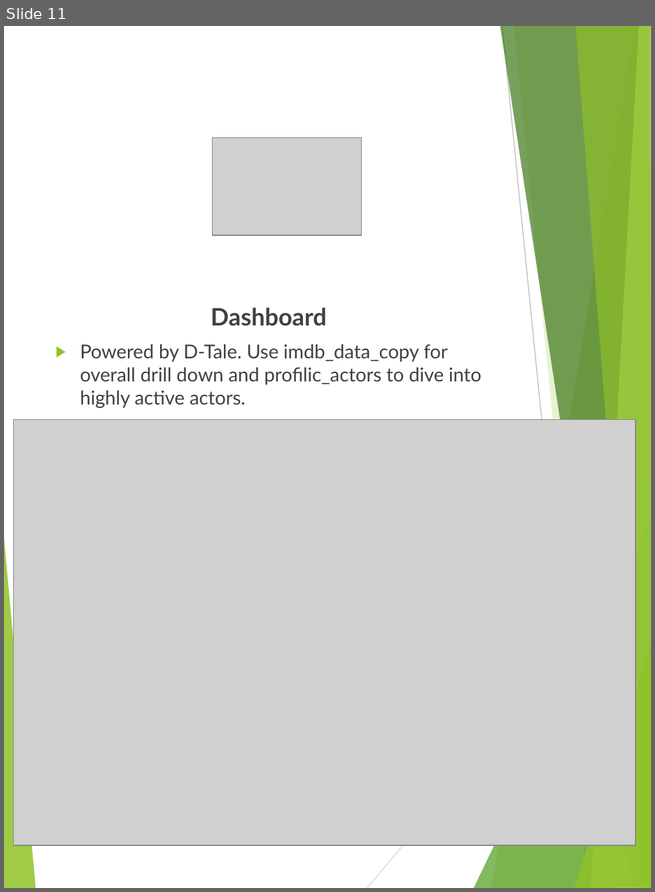
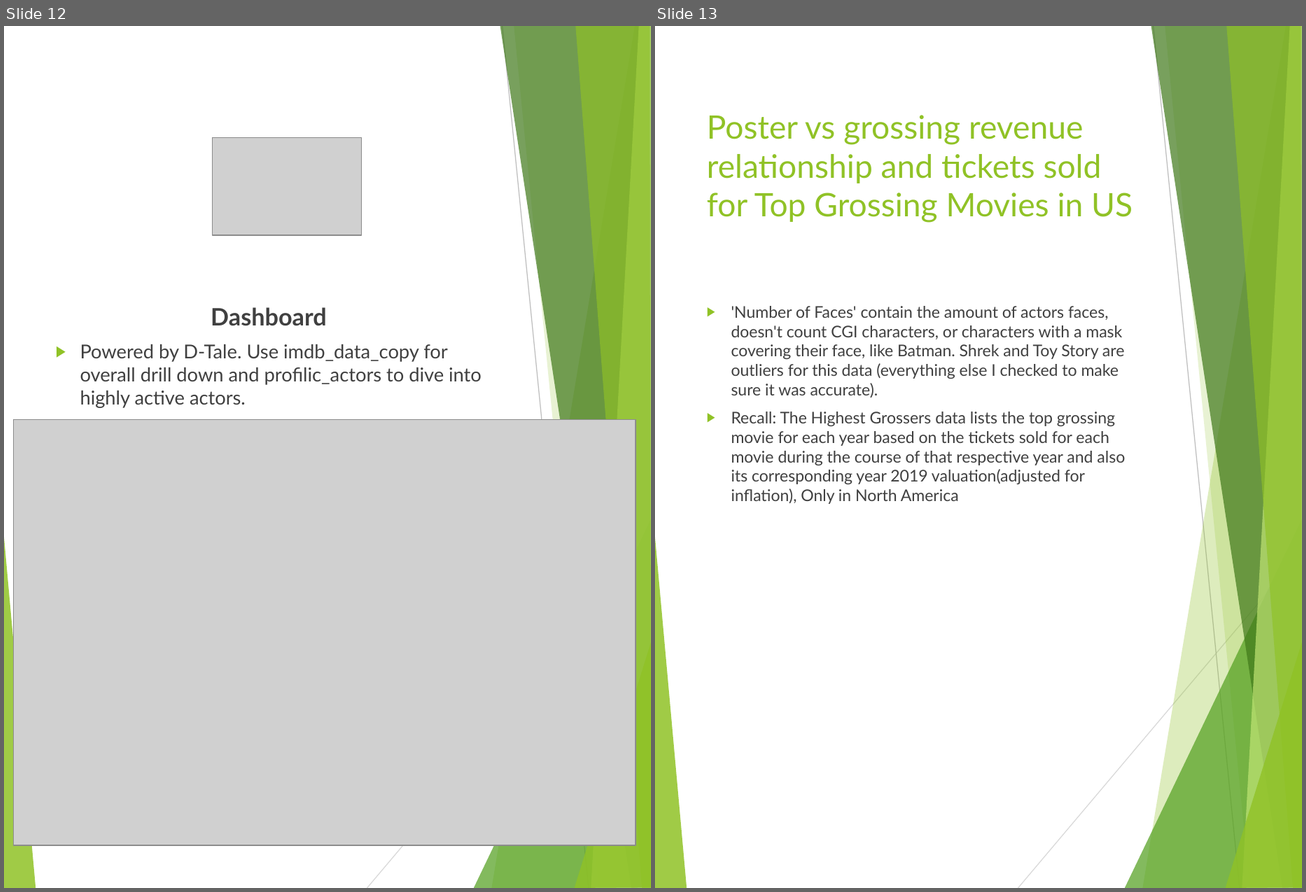
Before and after one commit to williar01/Hollywood---Project, a slide deck: Documentation/MovieS.pptx. Shown side by side, each under a label of ours: slide 11 before the commit, slides 12 and 13 after it. The pictures are 655x892 and 1306x892 pixels, drawn with LibreOffice and Linux fonts; fonts in the diff are those of the drawing; grey boxes stand for pictures. Boxes give left, top, right and bottom in pixels: in the first picture for what was removed or moved away, otherwise in the second. Text is boxed around its words. In the diff, an @@ line names an element or a change of style, - is before the commit and + after.

```diff
--- a/Documentation/MovieS.pptx
+++ b/Documentation/MovieS.pptx
@@ slide 13 added at (x1=655, y1=26, x2=1302, y2=888), background #FFFFFF; not listed: 10 template elements that a slide beside it also shows @@
@@ title added at (x1=707, y1=115, x2=1132, y2=223), 27 pt, text #90C226 @@
+Poster vs grossing revenue relationship and tickets sold for Top Grossing Movies in US
@@ text added at (x1=731, y1=306, x2=1125, y2=504), 13.5 pt, text #404040 @@
+▶ 'Number of Faces' contain the amount of actors faces, doesn't count CGI characters, or characters with a mask covering their face, like Batman. Shrek and Toy Story are outliers for this data (everything else I checked to make sure it was accurate).
+▶ Recall: The Highest Grossers data lists the top grossing movie for each year based on the tickets sold for each movie during the course of that respective year and also its corresponding year 2019 valuation(adjusted for inflation), Only in North America
@@ what was slide 11 is now slide 12 @@
```
Also in this commit, not shown: 2 slides changed, 3 other slides added, 4 other files.
